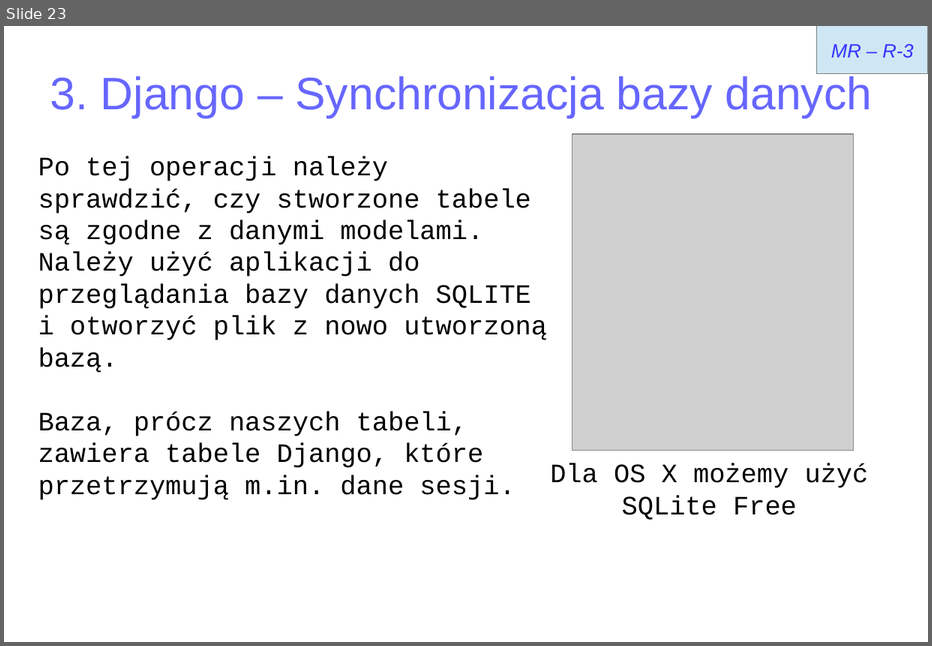
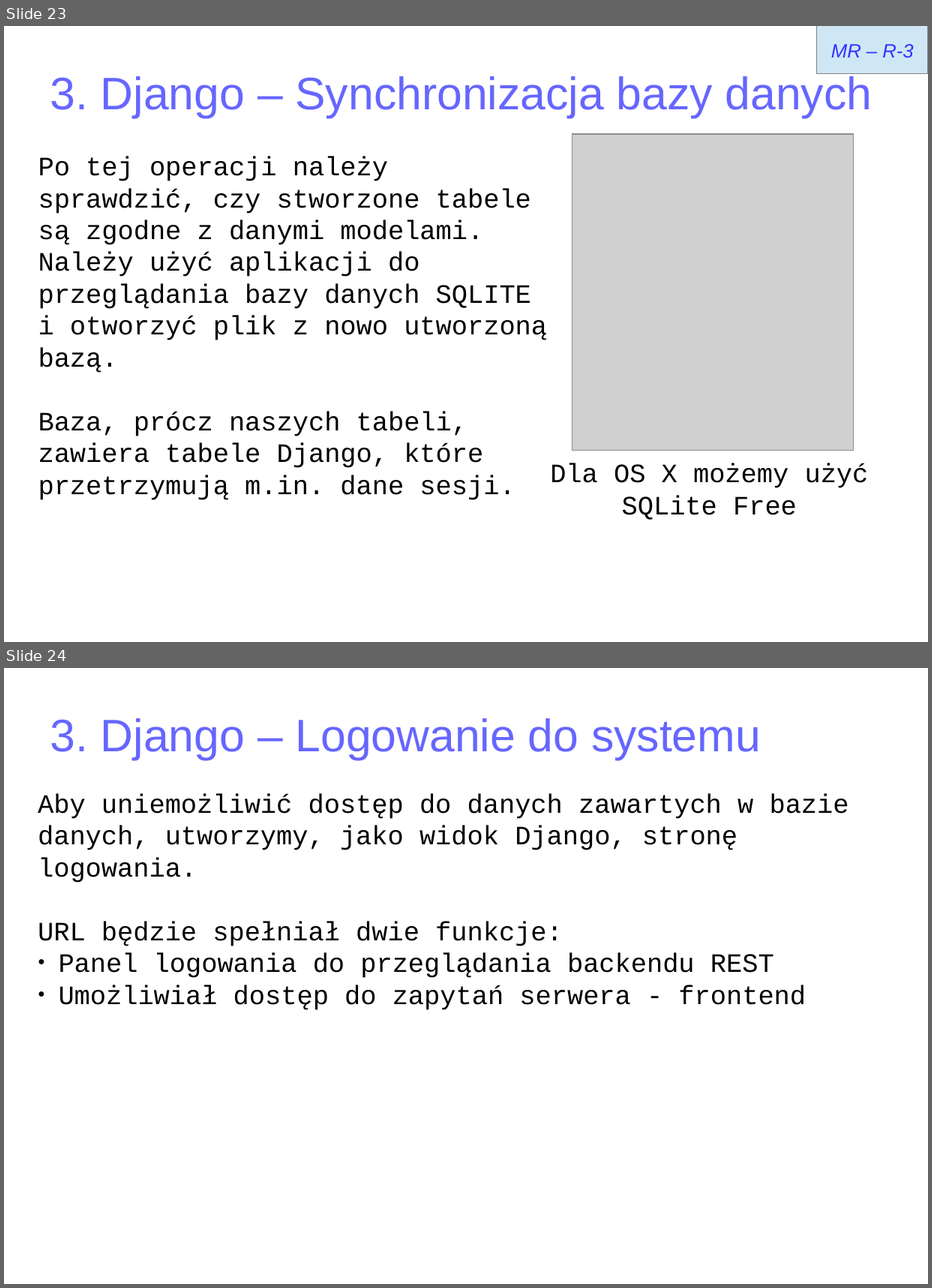
Before and after one commit to matulik/reinyzagam, a slide deck: Docs/presentation.odp. Shown one above the other, each under a label of ours: slide 23 before the commit, slides 23 and 24 after it. The pictures are 932x646 and 932x1288 pixels, drawn with LibreOffice and Linux fonts; fonts in the diff are those of the drawing; grey boxes stand for pictures. Boxes give left, top, right and bottom in pixels: in the first picture for what was removed or moved away, otherwise in the second. Text is boxed around its words. In the diff, an @@ line names an element or a change of style, - is before the commit and + after.

```diff
--- a/Docs/presentation.odp
+++ b/Docs/presentation.odp
@@ slide 24 added at (4, 668, 928, 1284), background #FFFFFF @@
@@ title added at (50, 718, 761, 760), 37.7 pt, text #6666FF @@
+3. Django – Logowanie do systemu
@@ text added at (38, 794, 849, 1010), 22 pt, text #000000 @@
+Aby uniemożliwić dostęp do danych zawartych w bazie danych, utworzymy, jako widok Django, stronę logowania.
+URL będzie spełniał dwie funkcje:
+● Panel logowania do przeglądania backendu REST
+● Umożliwiał dostęp do zapytań serwera - frontend
```
Also in this commit, not shown: 3 slides changed, 8 other slides added, 6 other files.
